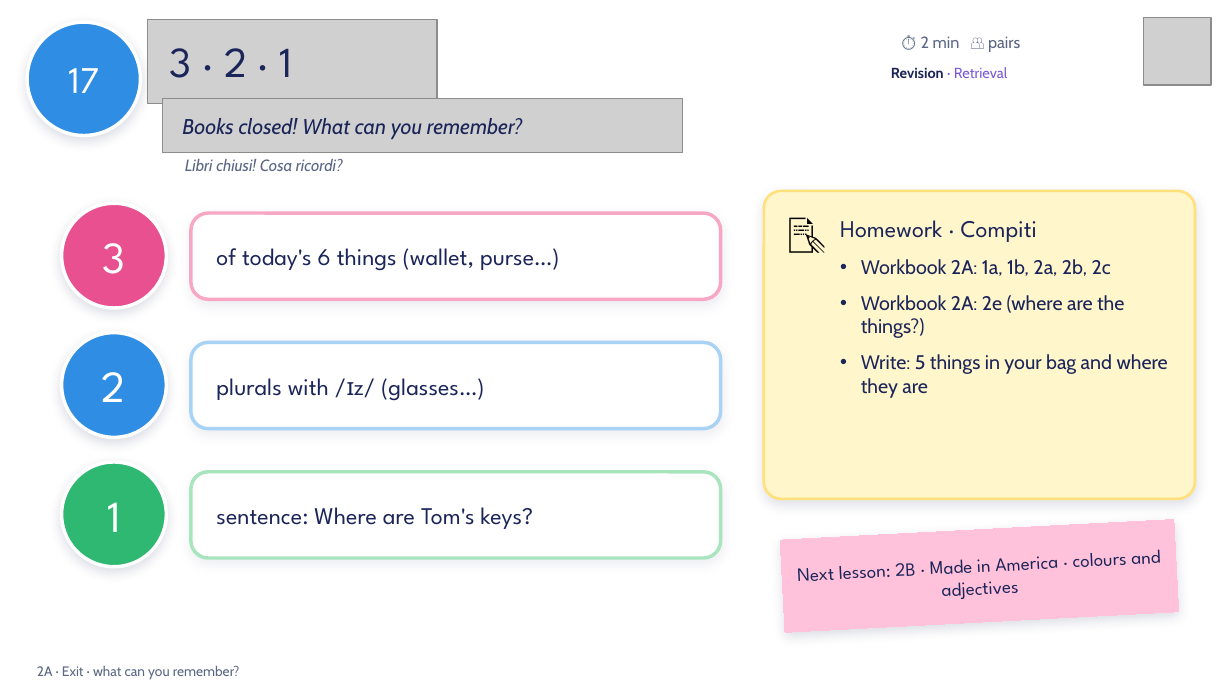
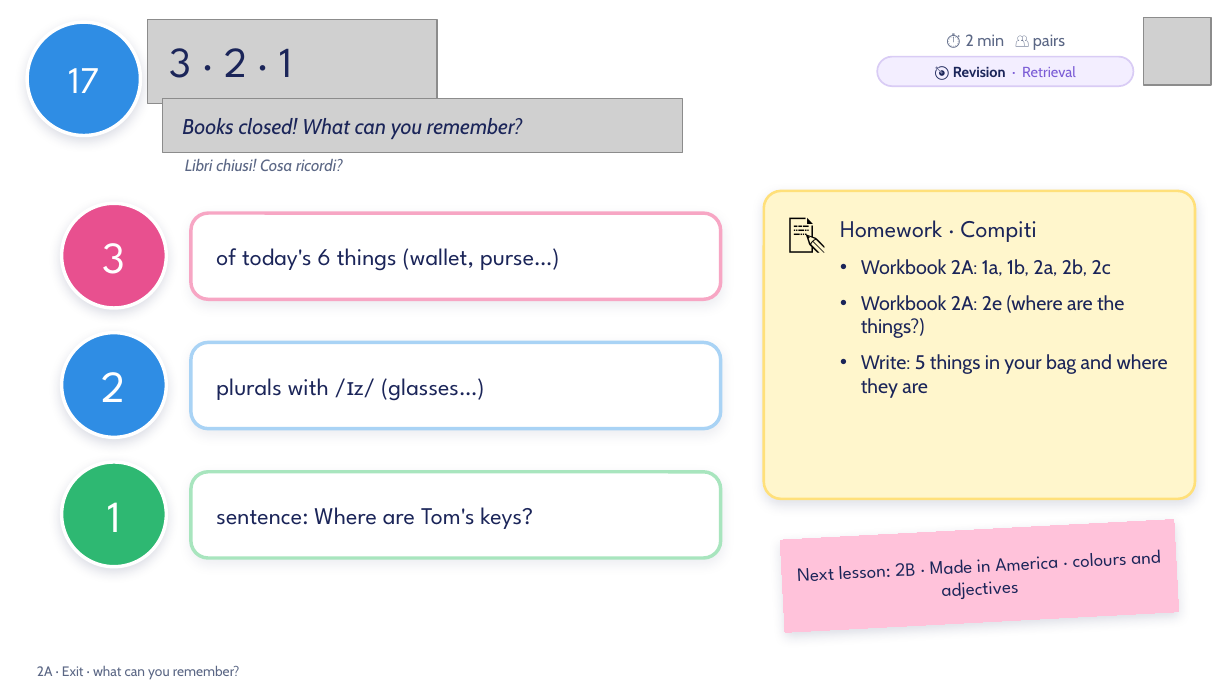
Before and after one commit to londonlanguageschool/Bagheria-, a slide deck: slide 17 of materials/EFE/EFE_2A_Tidy_or_untidy.pptx. Drawn at 1232x693 pixels with LibreOffice and Linux fonts; fonts in the diff are those of the drawing; grey boxes stand for pictures; background and template pictures are left out. Boxes give left, top, right and bottom in pixels: in the first picture for what was removed or moved away, otherwise in the second. Text is boxed around its words. In the diff, an @@ line names an element or a change of style, - is before the commit and + after.

```diff
--- a/materials/EFE/EFE_2A_Tidy_or_untidy.pptx
+++ b/materials/EFE/EFE_2A_Tidy_or_untidy.pptx
@@ text "⏱ 2 min 👥 pairs" moved from (x1=921, y1=36, x2=1020, y2=52) to (x1=965, y1=34, x2=1065, y2=50) @@
@@ text "⏱ 2 min 👥 pairs" at (x1=965, y1=34, x2=1065, y2=50): alignment left to centre @@
@@ rounded rectangle "🎯 Revision · Retrieval" resized from (x1=891, y1=67, x2=1008, y2=78) to (x1=877, y1=57, x2=1133, y2=86) @@
@@ rounded rectangle "🎯 Revision · Retrieval" at (x1=877, y1=57, x2=1133, y2=86): fill none to #F3EEFF; outline none to #D9CCF5 1 pt @@
@@ text in rounded rectangle at (x1=953, y1=66, x2=1076, y2=77): text changed @@
-Revision · Retrieval
+🎯 Revision · Retrieval
```
Also in this commit, not shown: 16 other slides changed, 1 other file.
